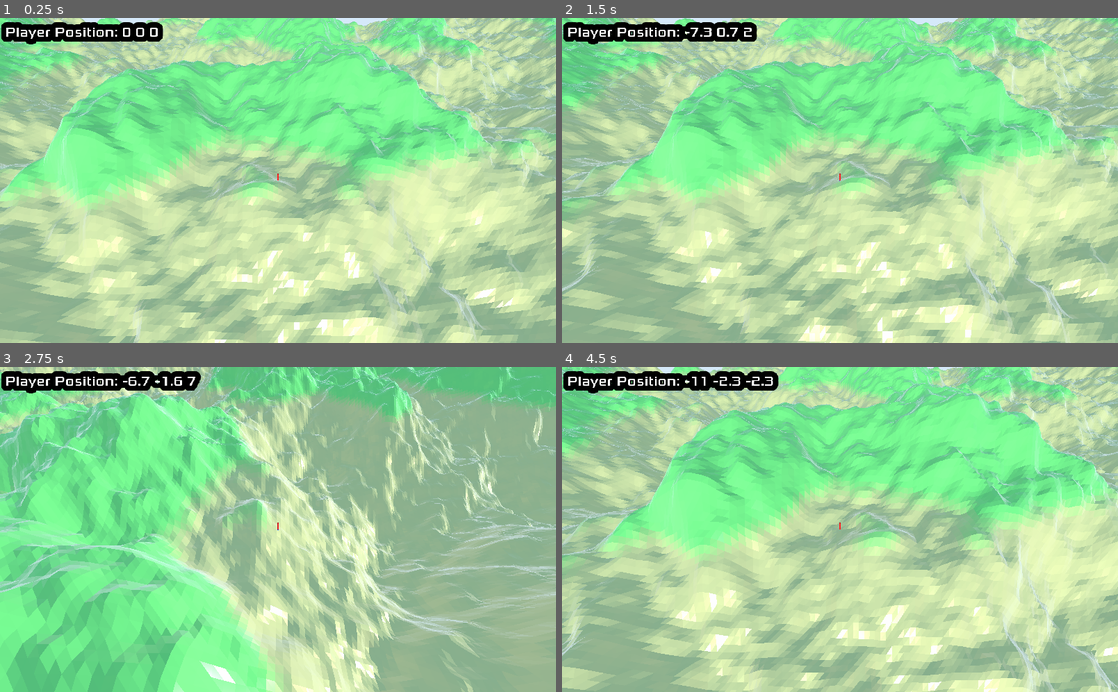
Above: before the commit, frames 1-4 (two rows, left to right).
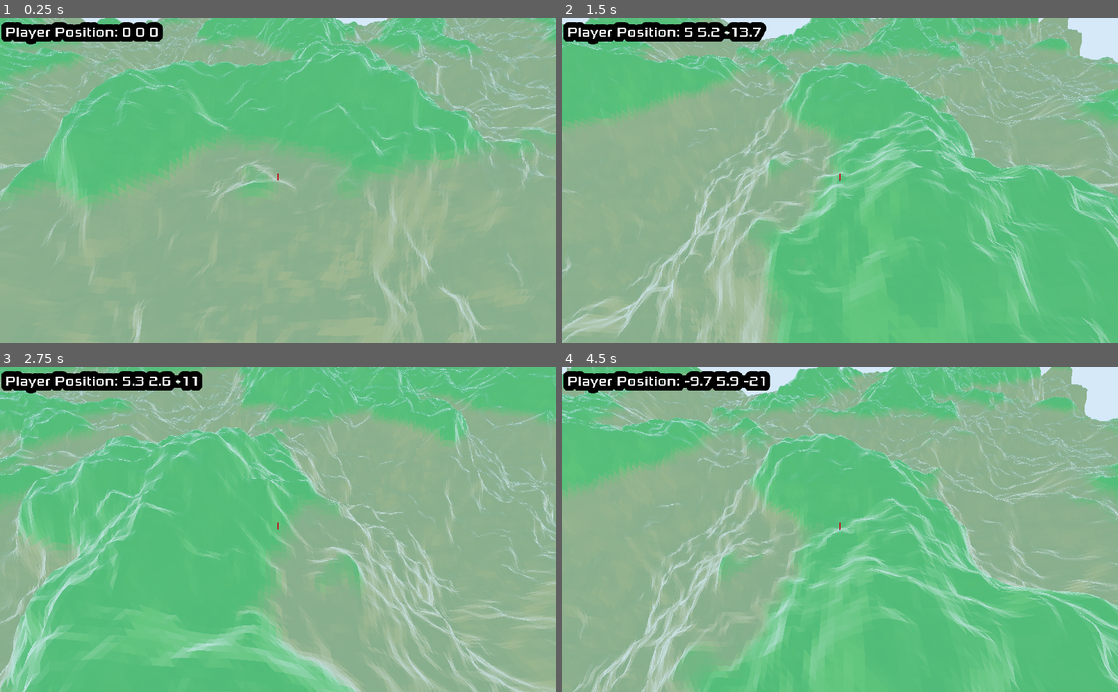
Above: after the commit, the same moments.

Repository: crystman/Godot_LowPolyTerrain
Game: Godot game, scene res://World/World.tscn
The game is run twice, just before and just after one commit, with the same random seed, the same clock (stepped at 60 frames per second) and the same inputs.
Inputs:
- Up to frame 1 (0.25 s): no input
- Up to frame 2 (1.5 s): tap Enter (ui_accept) at 0.5, 0.77, 0.8, 1.07, 1.35 s; hold Right (ui_right) 0.53-1.28 s; tap R (ui_refresh, bound only after the commit) at 0.6 s; hold Down (ui_down) from 1.28 s (still down)
- Up to frame 3 (2.75 s): tap Enter (ui_accept) at 1.52, 1.82, 2.3 s; tap R (ui_refresh, bound only after the commit) at 1.55, 2.1 s; release Down (ui_down) at 2.03 s; hold Right (ui_right) from 2.03 s (still down)
- Up to frame 4 (4.5 s): release Right (ui_right) at 2.78 s; hold Up (ui_up) 2.78-3.53 s; tap R (ui_refresh, bound only after the commit) at 2.85, 4.35 s; tap Enter (ui_accept) at 3.02, 3.32, 3.6, 3.77, 4.07 s; hold Left (ui_left) from 3.53 s (still down)

The runs differ from the first frame. In frame 1, 74% of the frame differs, in the area x 0-100%, y 0-100%; in frame 2, 85%; in frame 3, 61%; in frame 4, 87%.

Commit message:
Clean up

Diff:
--- a/LowPolyTerrain/Player/Player.gd
+++ b/LowPolyTerrain/Player/Player.gd
@@ -16,7 +16,7 @@
 func _process(delta):
 	# Rotation Presets
 	var camAngle = $Translate/Rotate.rotation_degrees.y
-	if Input.is_action_just_pressed("ui_accept"):
+	if Input.is_action_just_pressed("ui_refresh"):
 		if camAngle == 0:
 			$Translate/Rotate.rotation_degrees.y = 90
 			camAngle = 90
--- a/LowPolyTerrain/World/World.gd
+++ b/LowPolyTerrain/World/World.gd
@@ -15,10 +15,17 @@
 	$Player.minZ = -sizeZ
 
 func _process(delta):
+	# Reset Ball Location
+	if Input.is_action_just_pressed("ui_accept"):
+		var playerLocation = $Player.position()
+		playerLocation.y += 50
+#		$RigidBody.linear_velocity = Vector3.ZERO
+#		$RigidBody.translation = playerLocation
+
+
 	# Update HUD message
 	var printString = "Player Position: %s %s %s"
 	var pos = $Player.position()
 	$HUD.update_text(printString % [stepify(pos.x,0.1), stepify(pos.y, 0.1), stepify(pos.z, 0.1)])
 #	var printString = "CamAngle: %s sin(camAngle): %s cos(camAngle): %s"
 #	$HUD.update_text(printString % [camAngle, sin(deg2rad(camAngle)), cos(deg2rad(camAngle))])
-	pass
--- a/LowPolyTerrain/World/World.tscn
+++ b/LowPolyTerrain/World/World.tscn
@@ -21,9 +21,6 @@
 
 [node name="Terrain" parent="." instance=ExtResource( 2 )]
 
-[node name="DirectionalLight" type="DirectionalLight" parent="."]
-transform = Transform( 1, 0, 0, 0, 1, 0, 0, 0, 1, 0, 3.20174, 0 )
-
 [node name="WorldMeshInstance" type="MeshInstance" parent="."]
 transform = Transform( 1, 0, 0, 0, 1, 0, 0, 0, 1, 0, 20, 0 )
 layers = 0
--- a/LowPolyTerrain/project.godot
+++ b/LowPolyTerrain/project.godot
@@ -74,6 +74,11 @@
 "events": [ Object(InputEventKey,"resource_local_to_scene":false,"resource_name":"","device":0,"alt":false,"shift":false,"control":false,"meta":false,"command":false,"pressed":false,"scancode":16777237,"unicode":0,"echo":false,"script":null)
  ]
 }
+ui_refresh={
+"deadzone": 0.5,
+"events": [ Object(InputEventKey,"resource_local_to_scene":false,"resource_name":"","device":0,"alt":false,"shift":false,"control":false,"meta":false,"command":false,"pressed":false,"scancode":82,"unicode":0,"echo":false,"script":null)
+ ]
+}
 
 [rendering]
 
